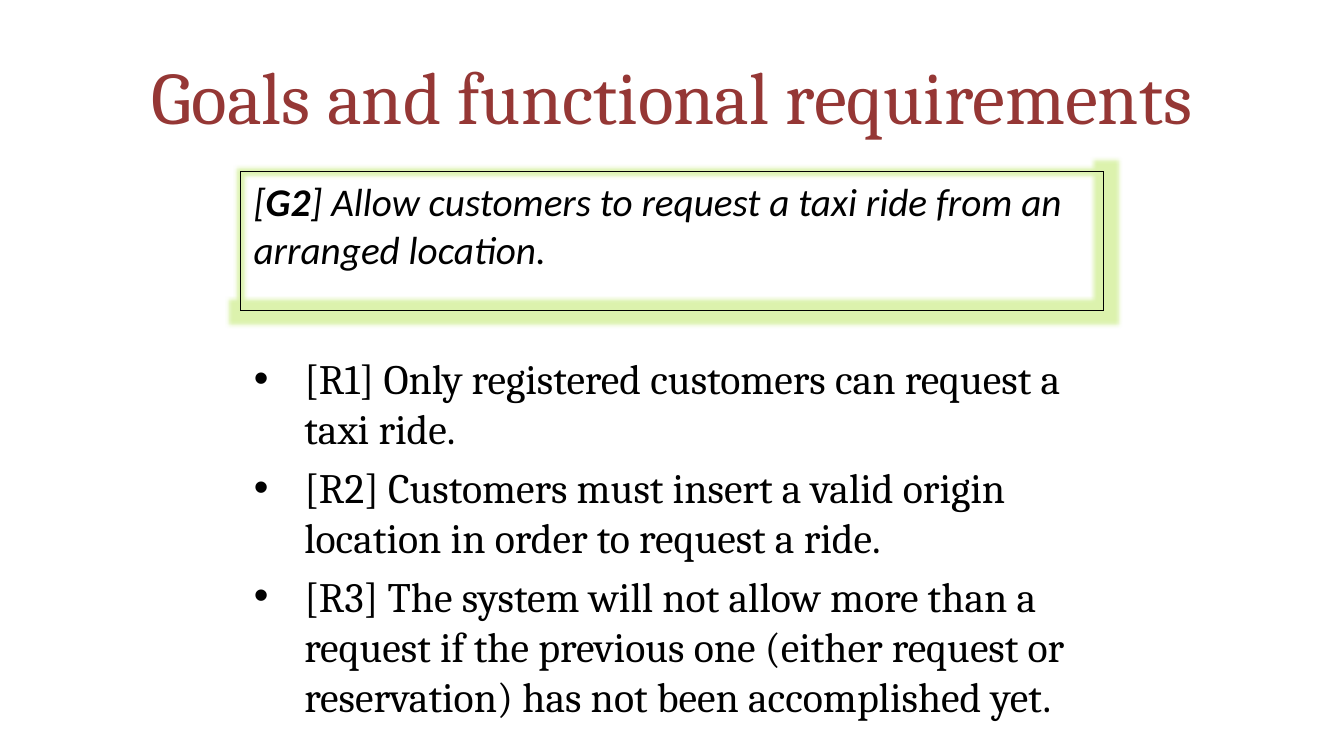
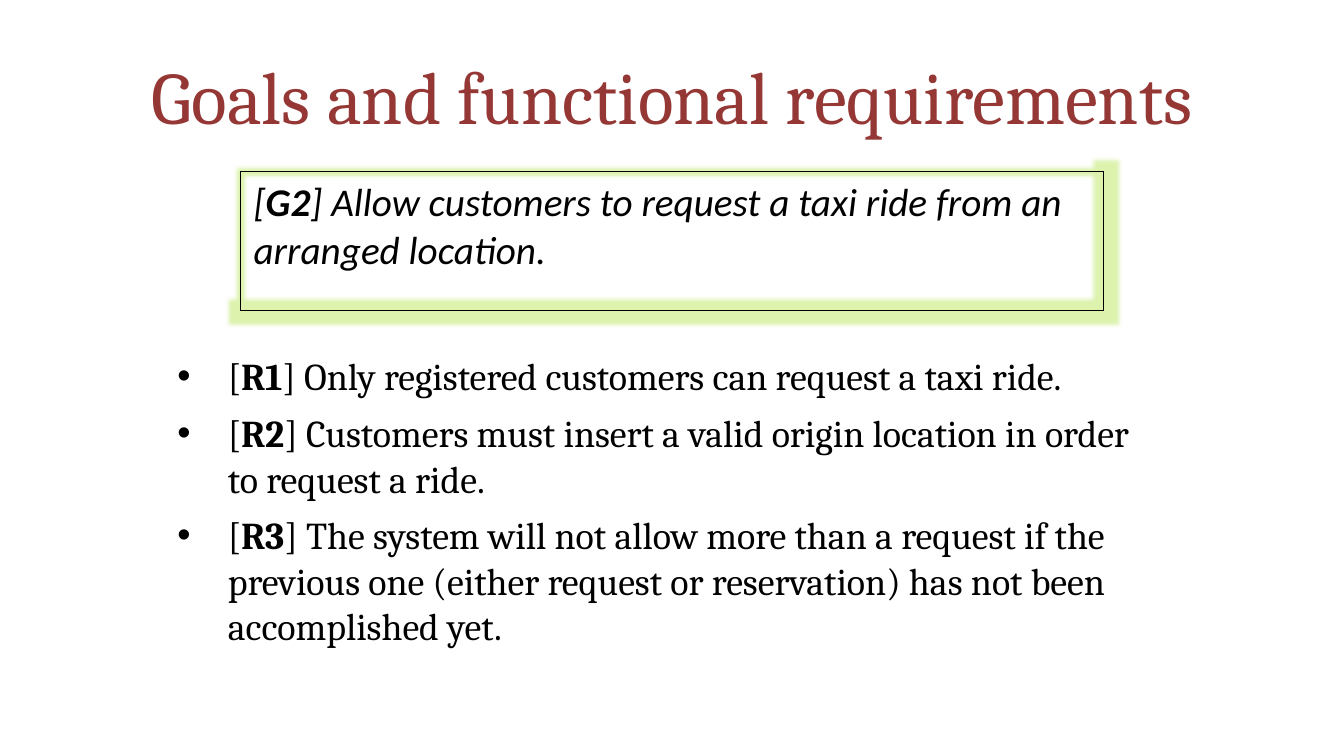
Before and after one commit to MarcoRomani/myTaxyService-SE2-PozziRomani, a slide deck: slide 7 of OtherStuff/FINAL PRESENTATION/MyTaxiService.pptx. Drawn at 1344x756 pixels with LibreOffice and Linux fonts; fonts in the diff are those of the drawing. Boxes give left, top, right and bottom in pixels: in the first picture for what was removed or moved away, otherwise in the second. Text is boxed around its words. In the diff, an @@ line names an element or a change of style, - is before the commit and + after.

```diff
--- a/OtherStuff/FINAL PRESENTATION/MyTaxiService.pptx
+++ b/OtherStuff/FINAL PRESENTATION/MyTaxiService.pptx
@@ text "[R1] Only registered customers can ...": place and size @@
-text "[R1] Only registered customers can ..." at (304, 364, 1065, 721)
+text "[R1] Only registered customers can ..." at (228, 363, 1129, 649)
@@ text "[R1] Only registered customers can ..." at (228, 363, 1129, 649): size 22.4 to 20.3 pt; bold on in "[R1]", "[R2]", "[R3]"; more space between paragraphs @@
```
Also in this commit, not shown: 11 other slides changed.
